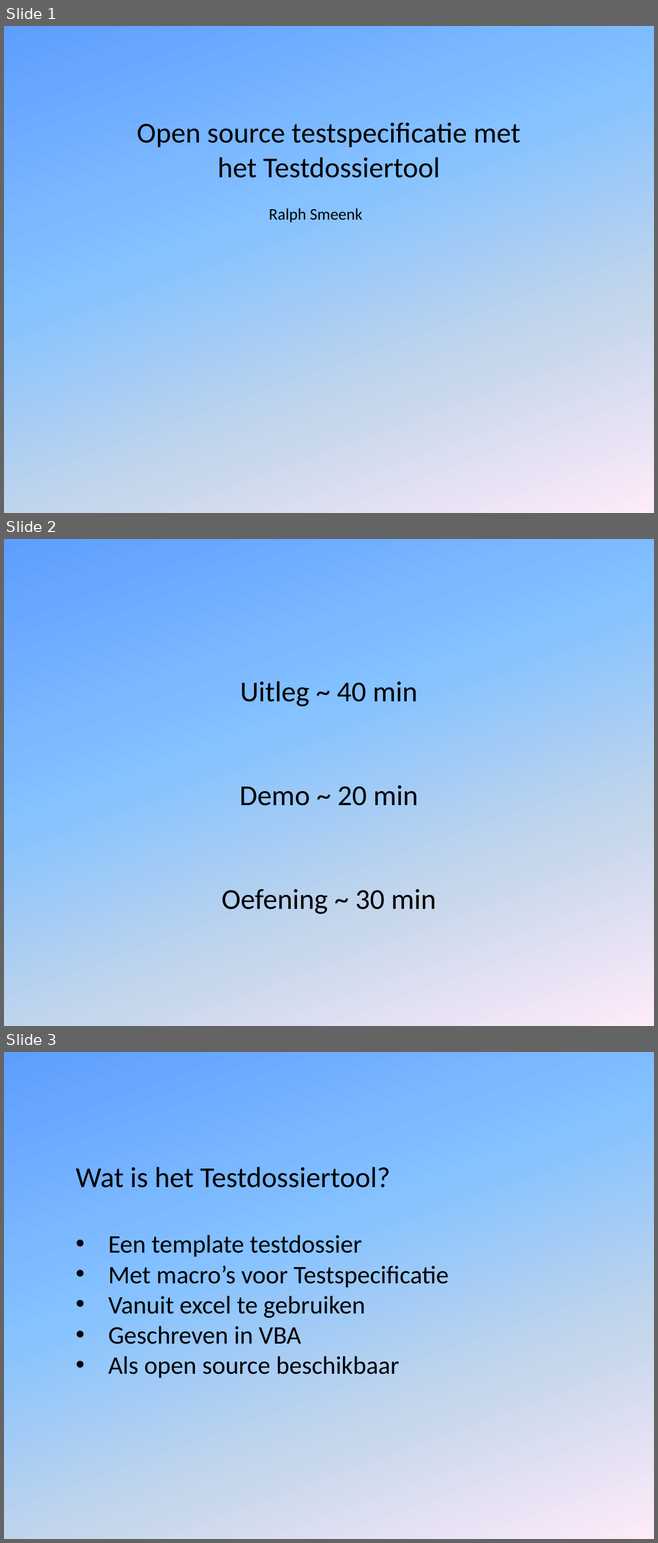
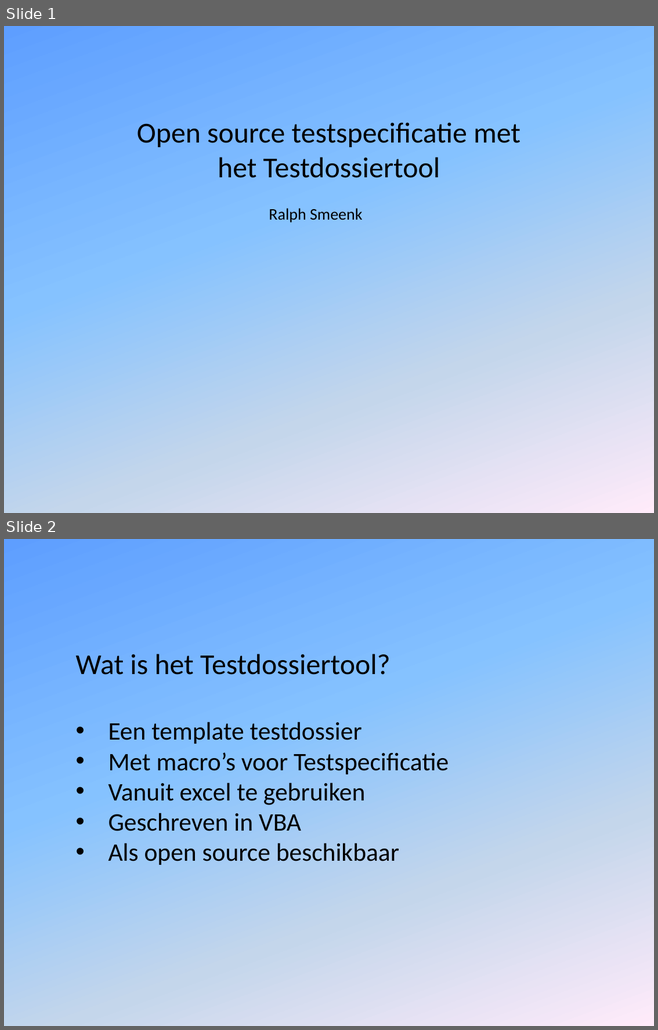
Before and after one commit to RalphSmeenk/TestdossierTool, a slide deck: Handleiding_powerpoint.pptx. Shown one above the other, each under a label of ours: slides 1, 2 and 3 before the commit, slides 1 and 2 after it. The pictures are 658x1543 and 658x1030 pixels, drawn with LibreOffice and Linux fonts; fonts in the diff are those of the drawing. Boxes give left, top, right and bottom in pixels: in the first picture for what was removed or moved away, otherwise in the second. Text is boxed around its words. In the diff, an @@ line names an element or a change of style, - is before the commit and + after.

```diff
--- a/Handleiding_powerpoint.pptx
+++ b/Handleiding_powerpoint.pptx
@@ slide 2 removed at bbox=[4, 539, 654, 1026], background gradient #5E9EFF to #85C2FF to #C4D6EB to #FFEBFA @@
@@ text removed at bbox=[221, 681, 436, 914] @@
-Uitleg ~ 40 min
-Demo ~ 20 min
-Oefening ~ 30 min
@@ what was slide 3 is now slide 2 @@
```
Also in this commit, not shown: 7 other slides removed, 3 other files.
